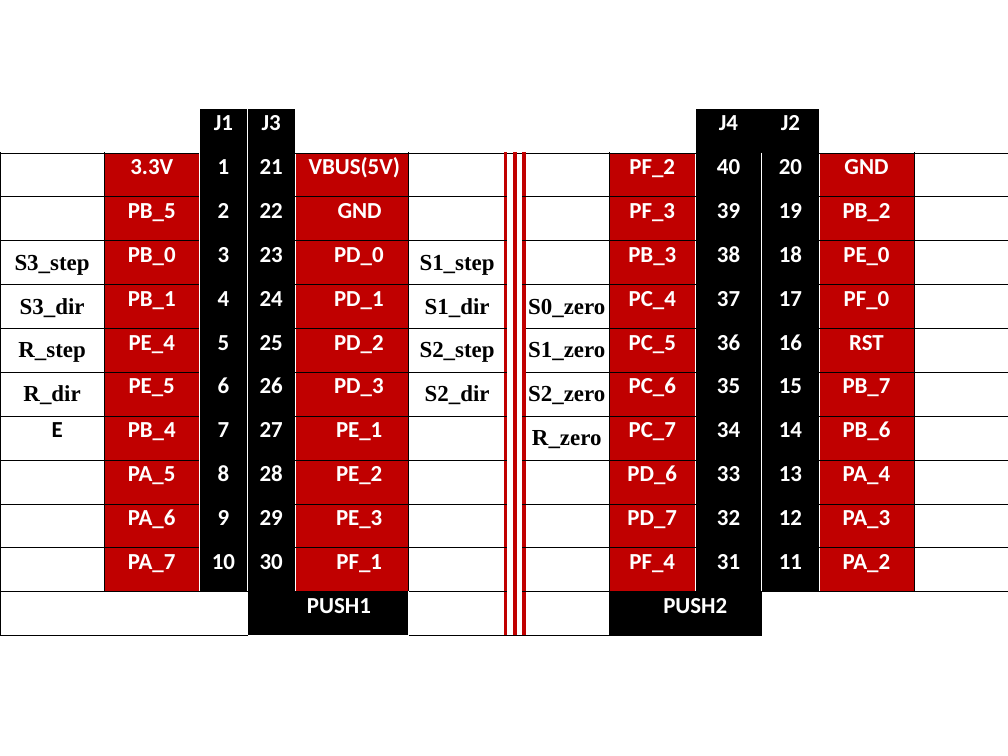
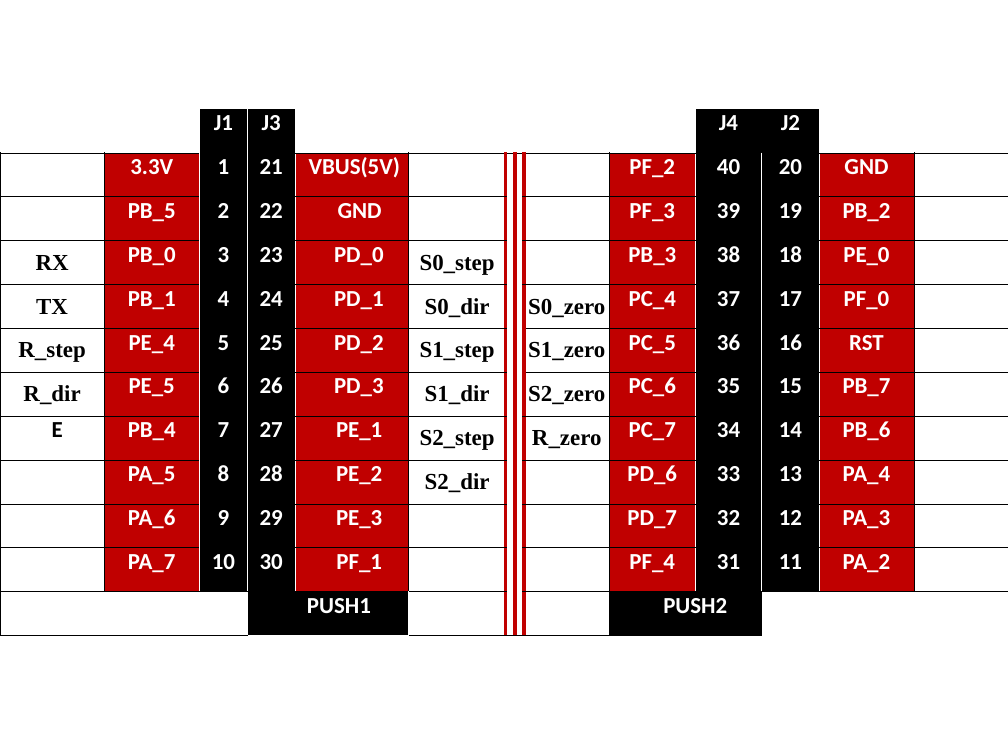
Before and after one commit to jwharve/ece_4960_zg5, a slide deck: slide 1 of pinout.pptx. Drawn at 1008x756 pixels with LibreOffice and Linux fonts; fonts in the diff are those of the drawing. Boxes give left, top, right and bottom in pixels: in the first picture for what was removed or moved away, otherwise in the second. Text is boxed around its words. In the diff, an @@ line names an element or a change of style, - is before the commit and + after.

```diff
--- a/pinout.pptx
+++ b/pinout.pptx
@@ table at [0,109,1007,636] @@
-row 4, column 1: S3_step
+row 4, column 1: RX
-row 4, column 6: S1_step
+row 4, column 6: S0_step
-row 5, column 1: S3_dir
+row 5, column 1: TX
-row 5, column 6: S1_dir
+row 5, column 6: S0_dir
-row 6, column 6: S2_step
+row 6, column 6: S1_step
-row 7, column 6: S2_dir
+row 7, column 6: S1_dir
-row 8, column 6: 
+row 8, column 6: S2_step
-row 9, column 6: 
+row 9, column 6: S2_dir
```
Also in this commit, not shown: 1 other file.
